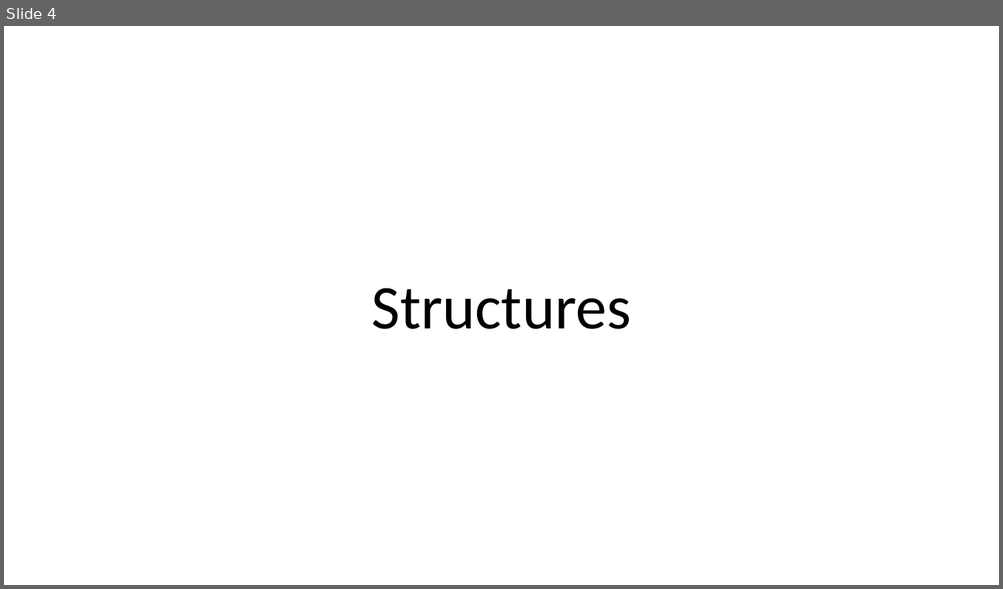
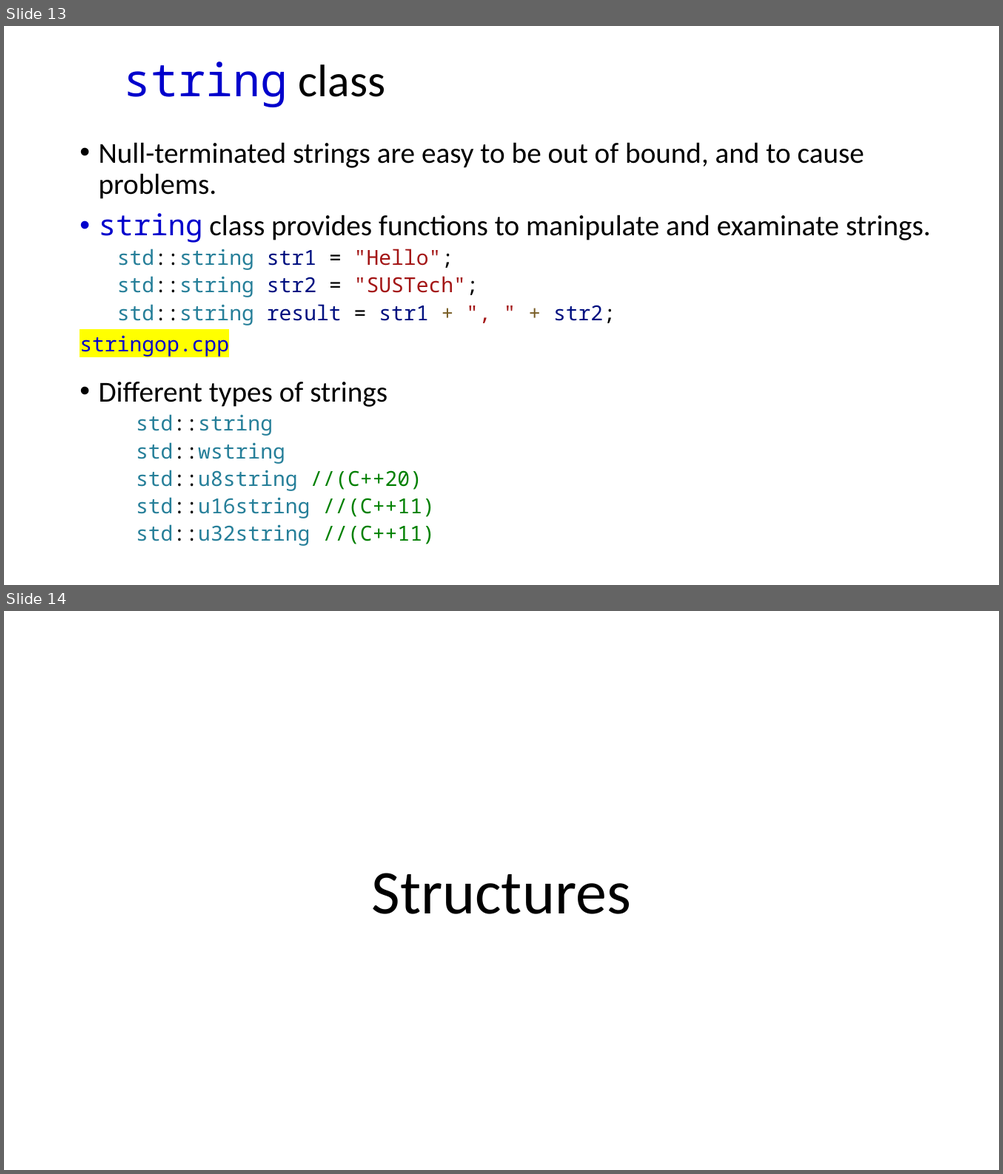
Before and after one commit to dayekuaipao/CPPLearning, a slide deck: week04/Lecture04.pptx. Shown one above the other, each under a label of ours: slide 4 before the commit, slides 13 and 14 after it. The pictures are 1003x589 and 1003x1174 pixels, drawn with LibreOffice and Linux fonts; fonts in the diff are those of the drawing; background and template pictures are left out. Boxes give left, top, right and bottom in pixels: in the first picture for what was removed or moved away, otherwise in the second. Text is boxed around its words. In the diff, an @@ line names an element or a change of style, - is before the commit and + after.

```diff
--- a/week04/Lecture04.pptx
+++ b/week04/Lecture04.pptx
@@ slide 13 added at bbox=[4, 26, 999, 585], background #FFFFFF @@
@@ title added at bbox=[124, 62, 386, 107], 44 pt, text #0000CC @@
+string class
@@ text added at bbox=[99, 142, 930, 546], 20 pt, text #000000 @@
+• Null-terminated strings are easy to be out of bound, and to cause problems.
+• string class provides functions to manipulate and examinate strings.
+  std::string str1 = "Hello";
+  std::string str2 = "SUSTech";
+  std::string result = str1 + ", " + str2;
+• Different types of strings
+  std::string
+  std::wstring
+  std::u8string //(C++20)
+  std::u16string //(C++11)
+  std::u32string //(C++11)
@@ rectangle added at bbox=[73, 327, 239, 360], fill #FFFFFF, 20 pt, text #0000CC @@
+stringop.cpp
@@ what was slide 4 is now slide 14 @@
```
Also in this commit, not shown: 1 slide changed, 9 other slides added, 1 slide removed, 9 other files.
